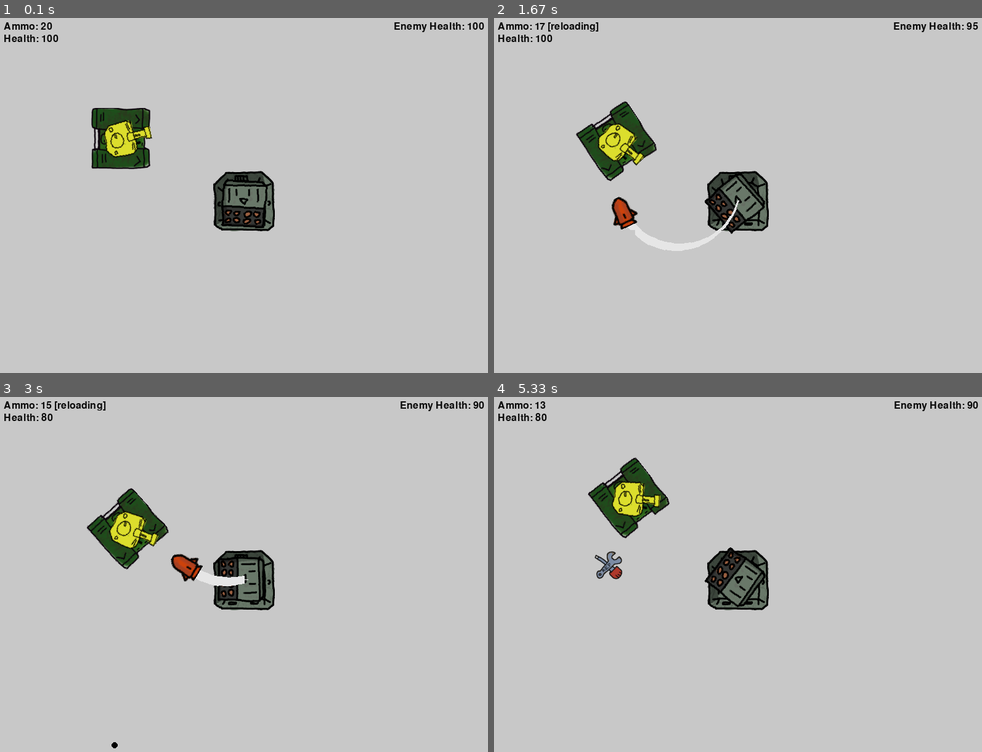
Above: before the commit, frames 1-4 (two rows, left to right).
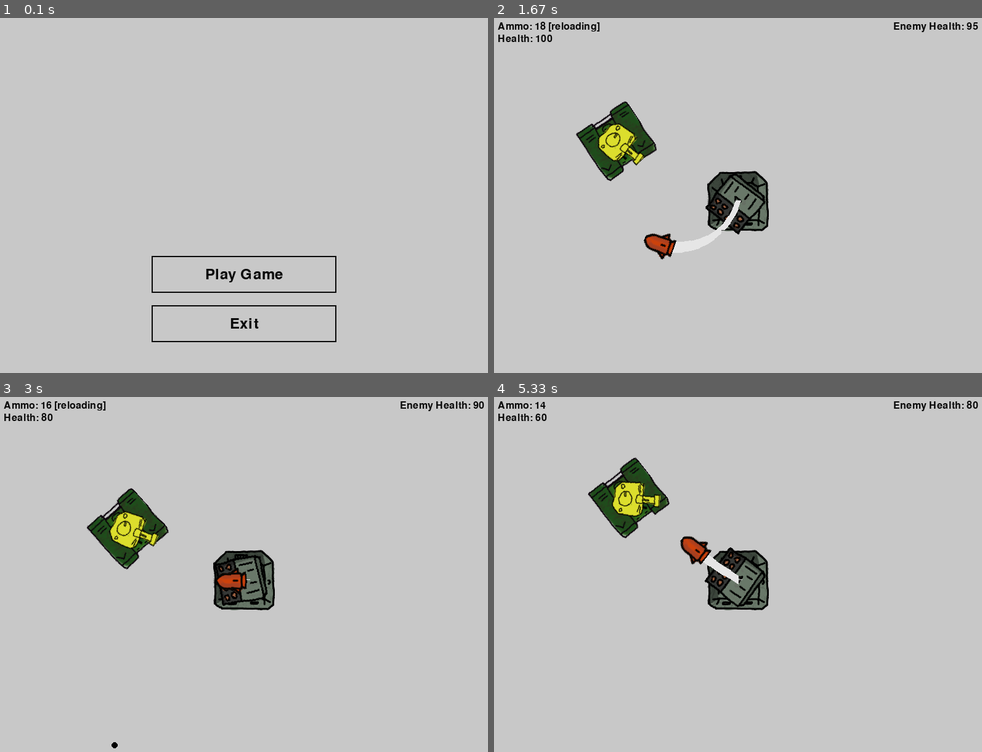
Above: after the commit, the same moments.

Repository: dimalei/pygame_sketchbook
Game: pygame game, started from gamepy_vectormath/main.py
Two runs of this game, one before a commit and one after it. Both use one fixed random seed, a clock stepped at 60 frames per second and the inputs below.
Inputs (mouse positions are in pixels of both pictures, inside the frame that each line leads up to):
- Up to frame 1 (0.1 s): no input
- Up to frame 2 (1.67 s): click (738, 273) at 0.38 s, where only the run after the commit has a clickable "Play Game"; click (894, 191) at 0.72 s; hold Right 1-1.47 s; click (742, 223) at 1.08 s; hold Up from 1.5 s (still down); click (786, 280) at 1.58 s
- Up to frame 3 (3 s): release Up at 1.8 s; hold Right 1.83-2.3 s; click (92, 666) at 1.92 s; hold Left 2.33-2.87 s; click (424, 709) at 2.42 s; hold Down from 2.9 s (still down); click (117, 443) at 2.98 s
- Up to frame 4 (5.33 s): release Down at 3.2 s; hold Left 3.23-3.63 s; click (620, 507) at 3.32 s; hold Up 3.67-4.03 s; click (713, 673) at 3.75 s; hold Right 4.07-4.7 s; click (738, 624) at 4.15 s; hold Down 4.73-5.1 s; click (923, 720) at 4.82 s; hold Left from 5.13 s (still down); click (669, 503) at 5.22 s

The runs differ from the first frame. In frame 1, 5.3% of the frame differs, in the area x 0-100%, y 1-92%; in frame 2, 1.7%; in frame 3, 1.2%; in frame 4, 1.0%.

Commit message:
implemented crude main menu

Diff:
--- a/gamepy_vectormath/main.py
+++ b/gamepy_vectormath/main.py
@@ -4,11 +4,11 @@
 from tank import Tank, TankController
 from enemies import RocketPod
 
-class TankApp:
-    def __init__(self) -> None:
-        pygame.init()
-        self.clock = pygame.time.Clock()
-        self.window = pygame.display.set_mode((800, 600))
+
+class GameSession:
+    def __init__(self, window: pygame.Surface, clock: pygame.time.Clock) -> bool:
+        self.window = window
+        self.clock = clock
         self.player = TankController(Tank())
         self.projectiles = ProjectileCollection()
         self.enemy = RocketPod(pygame.math.Vector2(
@@ -30,11 +30,10 @@
             self.render()
 
             if self.player.health <= 0:
-                self.game_over()
-                break
+                return False
             if self.enemy.health <= 0:
                 self.game_won()
-                break
+                return True
 
             self.clock.tick(60)
 
@@ -68,5 +67,84 @@
         pygame.display.flip()
 
 
-app = TankApp()
+class Button:
+    def __init__(self, text: str, pos_y: int) -> bool:
+        self.text = text
+        self.hover = False
+        self.shape = pygame.Rect(0, 0, 300, 60)
+        self.shape.center = (
+            pygame.display.get_surface().get_width()//2, pos_y)
+        self.pressed = False
+
+    def draw(self, window: pygame.Surface):
+        color = (10, 10, 10)
+        font = pygame.font.Font(None, 36)
+        text = font.render(self.text, True, color)
+        offset = pygame.math.Vector2(text.get_rect().center)
+
+        if self.hover:
+            pygame.draw.rect(window, (100, 100, 100), self.shape)
+        pygame.draw.rect(window, color, self.shape, width=2)
+        window.blit(text, self.shape.center - offset)
+
+
+    def update(self):
+        if self.shape.collidepoint(pygame.mouse.get_pos()):
+            self.hover = True
+        else:
+            self.hover = False
+
+        if self.pressed:
+            self.pressed = False
+            return True
+
+        return False
+
+    def click(self):
+        if self.shape.collidepoint(pygame.mouse.get_pos()):
+            self.pressed = True
+
+class Application:
+    def __init__(self) -> None:
+        pygame.init()
+        self.clock = pygame.time.Clock()
+        self.window = pygame.display.set_mode((800, 600))
+        self.buttons = {
+            "play": Button("Play Game", pos_y=420),
+            "exit": Button("Exit", pos_y= 500)
+        }
+
+    def run(self):
+        while True:
+            self.events()
+            if self.buttons["play"].update():
+                g = GameSession(self.window, self.clock)
+                g.run()
+                pass
+            if self.buttons["exit"].update():
+                exit()
+
+            self.render()
+            self.clock.tick(60)
+
+    def events(self):
+        for event in pygame.event.get():
+            if event.type == pygame.QUIT:
+                exit()
+            if event.type == pygame.MOUSEBUTTONDOWN:
+                for i, b in self.buttons.items():
+                    b.click()
+
+
+
+    def render(self):
+        self.window.fill((200, 200, 200))
+
+        for i, b in self.buttons.items():
+            b.draw(self.window)
+
+        pygame.display.flip()
+
+
+app = Application()
 app.run()
